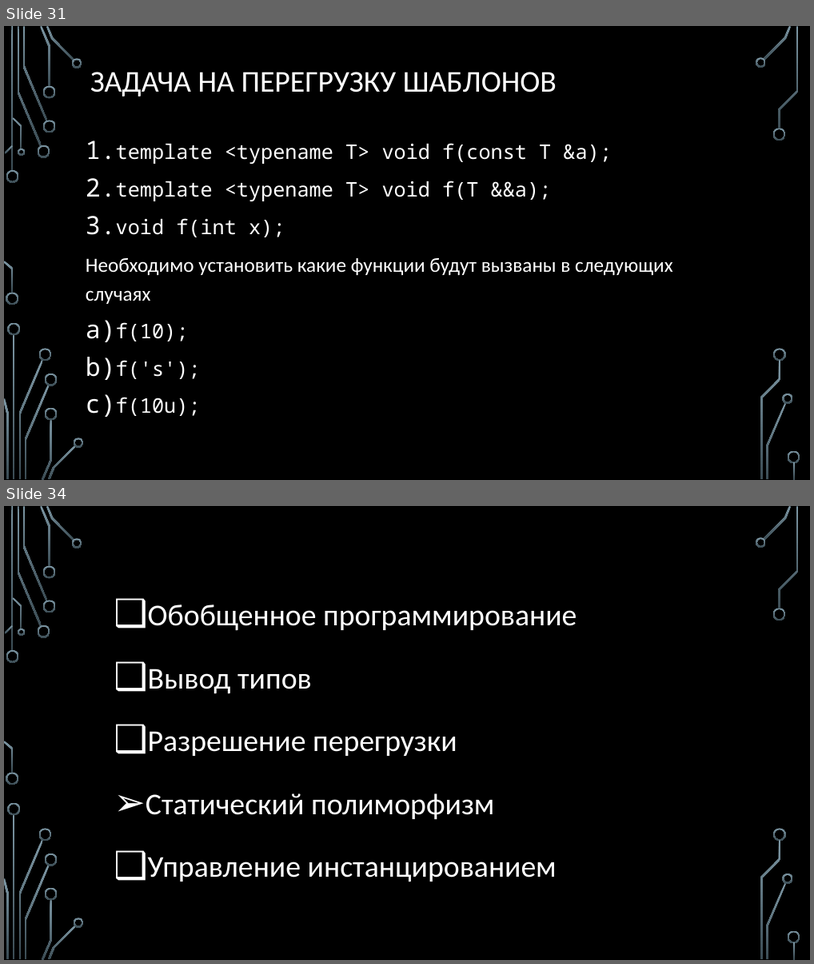
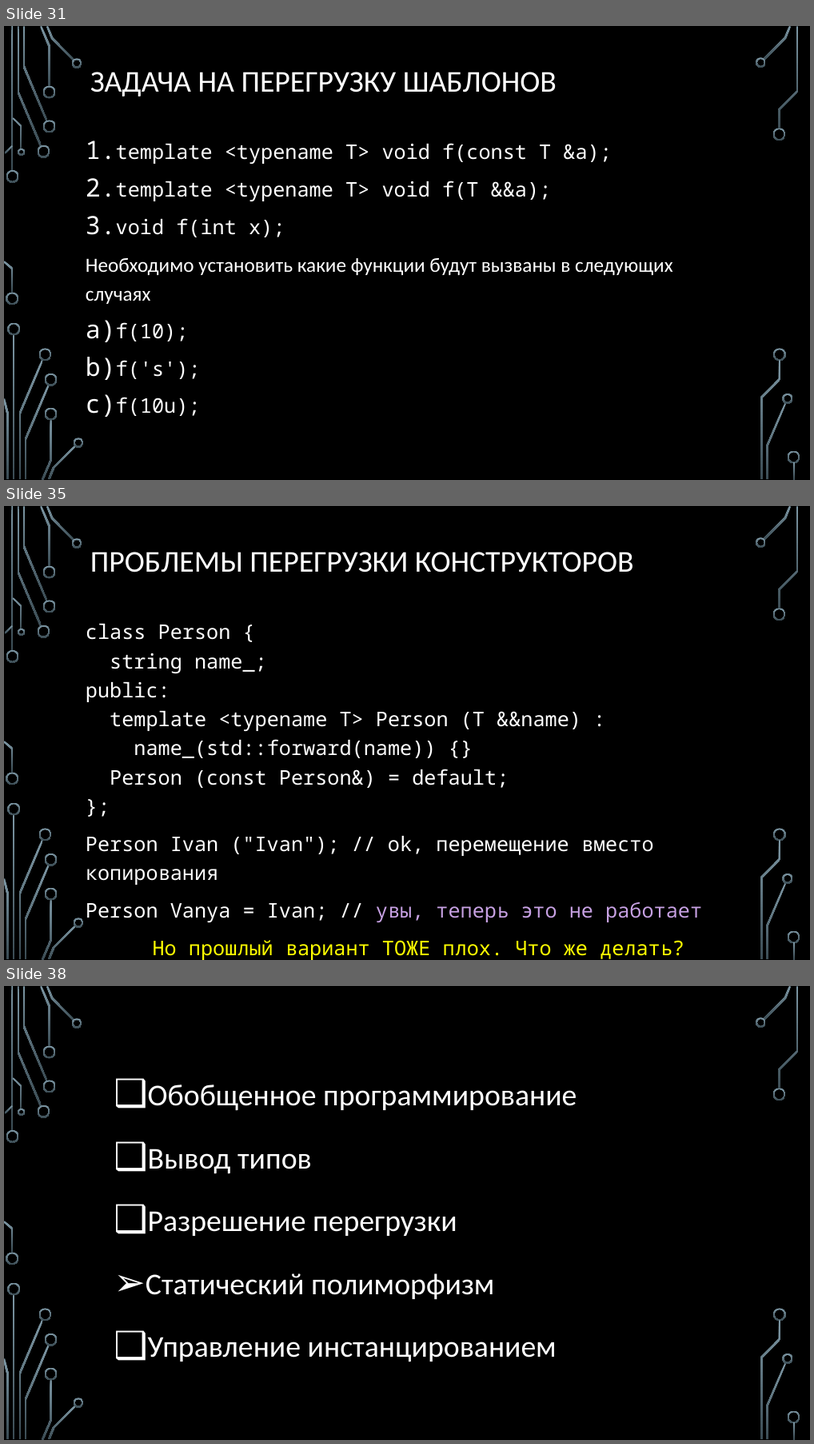
Before and after one commit to MIPT-ILab/cpp-lects-rus, a slide deck: slides/lec2-1-function-templates.pptx. Shown one above the other, each under a label of ours: slides 31 and 34 before the commit, slides 31, 35 and 38 after it; the slides between them are not shown. The pictures are 814x964 and 814x1444 pixels, drawn with LibreOffice and Linux fonts; fonts in the diff are those of the drawing; background and template pictures are left out. Boxes give left, top, right and bottom in pixels: in the first picture for what was removed or moved away, otherwise in the second. Text is boxed around its words. In the diff, an @@ line names an element or a change of style, - is before the commit and + after.

```diff
--- a/slides/lec2-1-function-templates.pptx
+++ b/slides/lec2-1-function-templates.pptx
@@ slide 35 added at (4,506,810,960), background picture (left out); not listed: 36 template elements that a slide beside it also shows @@
@@ title added at (90,552,634,572), 36 pt, text #FFFFFF @@
+ПРОБЛЕМЫ ПЕРЕГРУЗКИ КОНСТРУКТОРОВ
@@ text added at (86,624,702,960), 24 pt, text #FFFFFF @@
+class Person {
+string name_;
+public:
+template <typename T> Person (T &&name) :
+name_(std::forward(name)) {}
+Person (const Person&) = default;
+};
+Person Ivan ("Ivan"); // ok, перемещение вместо копирования
+Person Vanya = Ivan; // увы, теперь это не работает
+Но прошлый вариант ТОЖЕ плох. Что же делать?
@@ what was slide 34 is now slide 38 @@
```
Also in this commit, not shown: 4 slides changed, 3 other slides added, 3 other files.
